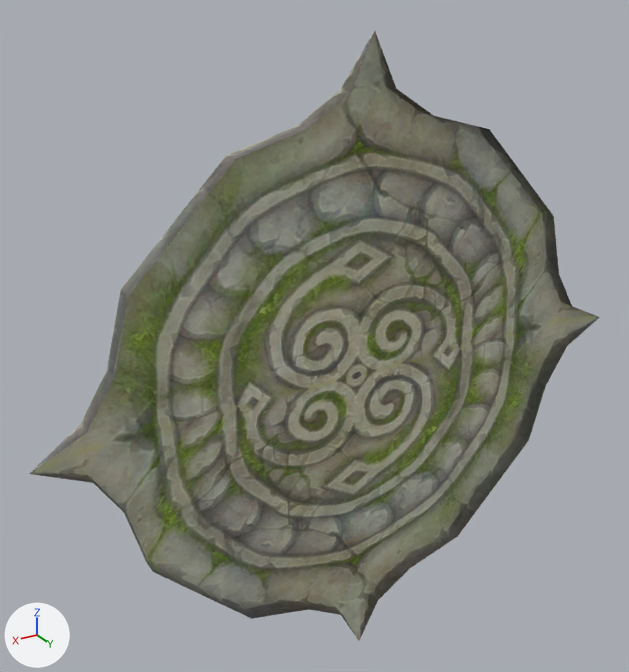
Before and after pictures for a commit that changed the OBJ model sceneobjs/jingling_02/jingling_02_building_02b.obj.
Rendered twice from a 50 mm lens placed at (886.0, 1281.0, 765.0), pointed at (63.0, -92.0, 78.0). Every picture has the same lights, and +X, +Y and +Z are marked at lower left. Where no turn or scale is listed for an object, it has been applied to the vertices.

The older version as bpy lines, for what is in view:
```python
me_jingling_02_building_02b = bpy.data.meshes.new('jingling_02_building_02b')
me_jingling_02_building_02b.from_pydata(...)  # 73 vertices, 116 faces; spans x -660.0..659.0, y -32.0..3.0, z -658.0..658.0
me_jingling_02_building_02b.materials.append(mat_material_1)  # picture img_jingling_02_building_02_04_png
ob_jingling_02_building_02b = bpy.data.objects.new('jingling_02_building_02b', me_jingling_02_building_02b)
ob_jingling_02_building_02b.location = (0.0, 0.0, 0.0)
```
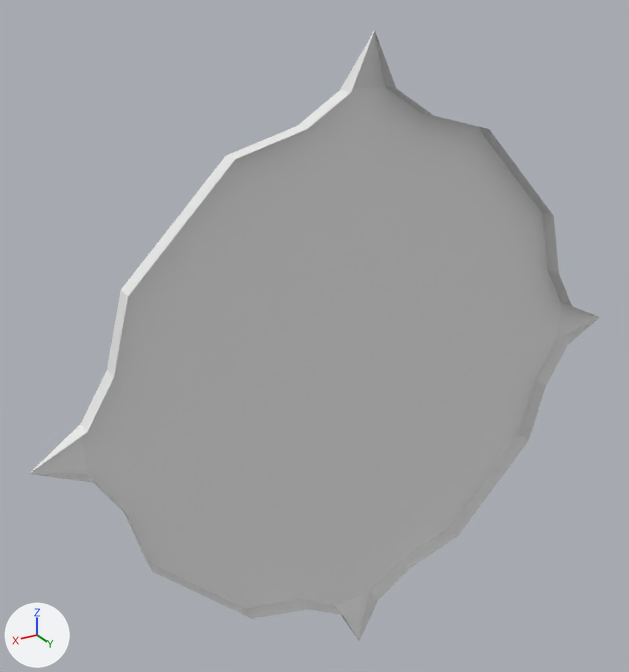
The change, as a list of edits to the scene's bpy script:
```text
Add mat_material_1_1:
    mat_material_1_1 = principled_material('material_1')
    mat_material_1_1.base_color = (0.8, 0.8, 0.8)  # white #e7e7e7
    mat_material_1_1.roughness = 1.0
Change me_jingling_02_building_02b:
    where me_jingling_02_building_02b.from_pydata(...)  # 73 vertices, 116 faces; spans x -660.0..659.0, y -32.0..3.0, z -658.0..658.0
    remove me_jingling_02_building_02b.materials.append(mat_material_1)  # picture img_jingling_02_building_02_04_png
    add me_jingling_02_building_02b.materials.append(mat_material_1_1)  # white #e7e7e7
```

Where the change shows, as pixel boxes (x1, y1, x2, y2) in the pictures (629 x 672 px):
'jingling_02_building_02b', recoloured
    both: (29, 30, 600, 640)
